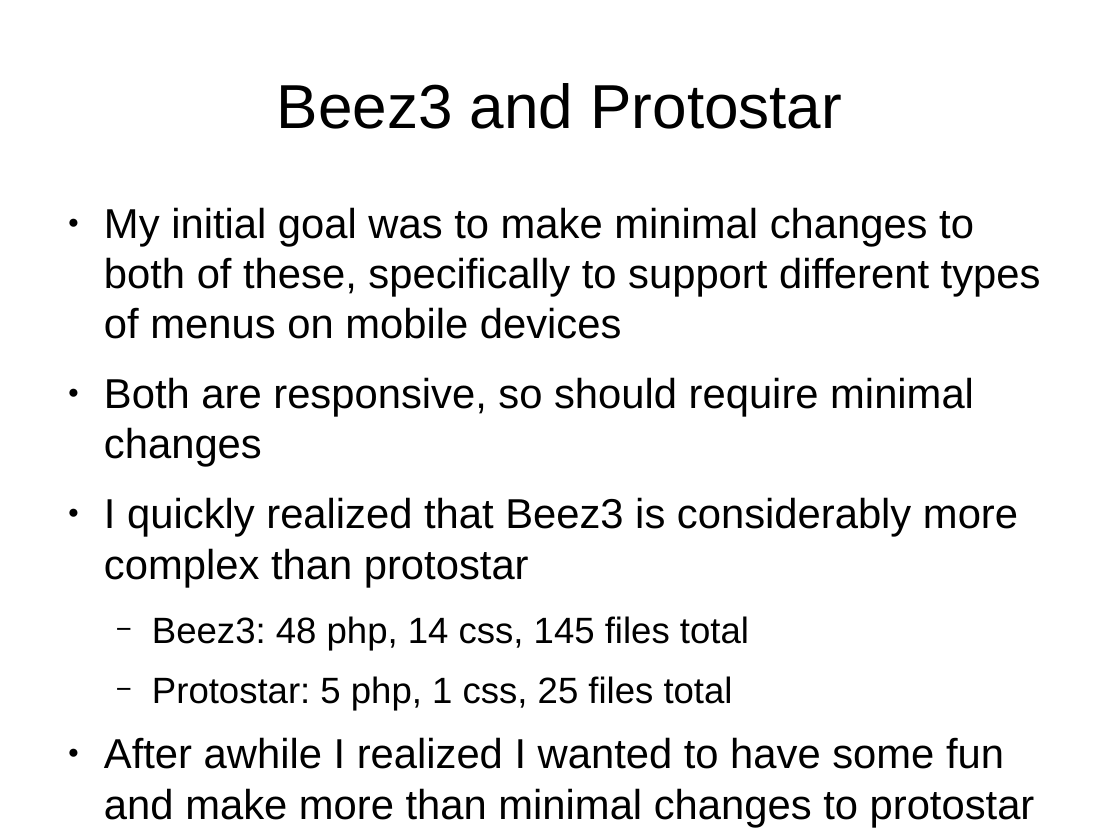
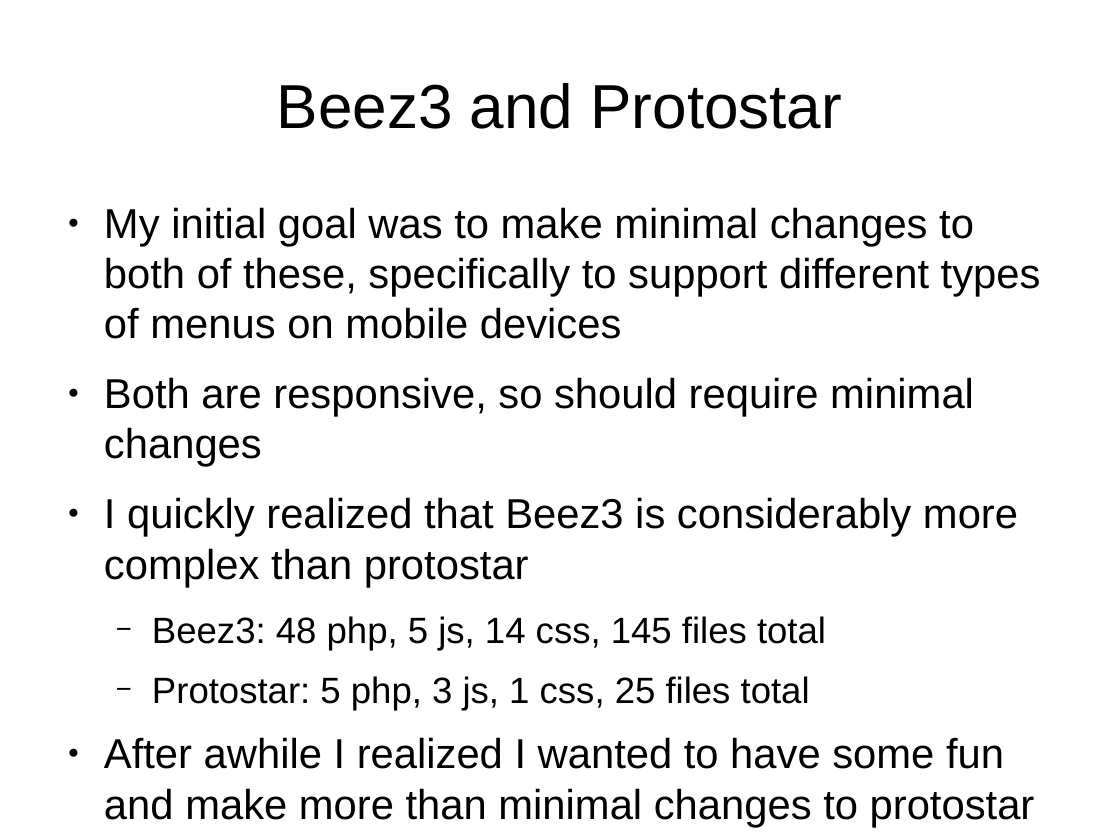
Before and after one commit to tomwhartung/jmws_accoutrements, a slide deck: slide 15 of presentations/2015_09-Joomla/Device_Detection-In_Protostar_and_Beez3.odp (slide 14 before the commit). Drawn at 1120x840 pixels with LibreOffice and Linux fonts; fonts in the diff are those of the drawing. Boxes give left, top, right and bottom in pixels: in the first picture for what was removed or moved away, otherwise in the second. Text is boxed around its words. In the diff, an @@ line names an element or a change of style, - is before the commit and + after.

```diff
--- a/presentations/2015_09-Joomla/Device_Detection-In_Protostar_and_Beez3.odp
+++ b/presentations/2015_09-Joomla/Device_Detection-In_Protostar_and_Beez3.odp
@@ text at <box>152,616,826,711</box>: text changed @@
-  − Beez3: 48 php, 14 css, 145 files total
-  − Protostar: 5 php, 1 css, 25 files total
+  − Beez3: 48 php, 5 js, 14 css, 145 files total
+  − Protostar: 5 php, 3 js, 1 css, 25 files total
```
Also in this commit, not shown: 4 other slides changed, 3 slides added, 1 slide removed, 1 other file.
